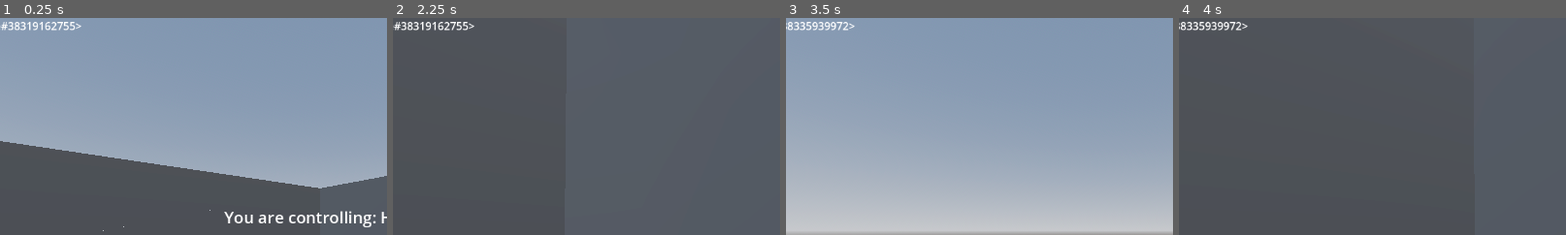
Above: before the commit, frames 1-4 (left to right).
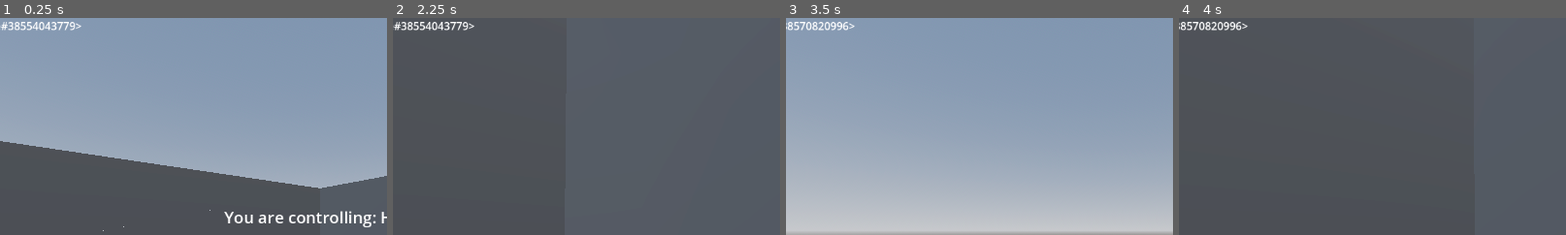
Above: after the commit, the same moments.

Repository: city-high-rider/soulswap
Game: Godot game, scene res://test_level.tscn
Same seed, same stepped clock (60 frames per second), same inputs: the game is played once before the commit and once after it.
Inputs (mouse positions are % of the whole screen's width and height, from its top left):
- Up to frame 1 (0.25 s): no input
- Up to frame 2 (2.25 s): move the mouse to (55, 50) at 0.52 s; hold W (forward) from 0.53 s (still down); tap F (possess) at 0.6 s; tap Space (jump) at 0.77, 1.52 s; move the mouse to (45, 50) at 1.27 s; click (45, 50) at 1.35 s; move the mouse to (52, 48) at 2.02 s; tap Tab (toggle_info) at 2.1 s
- Up to frame 3 (3.5 s): keep holding W (forward); tap Enter at 2.75 s; move the mouse to (49, 52) at 2.77 s; tap F (possess) at 2.85 s; tap Space (jump) at 3.02 s
- Up to frame 4 (4 s): keep holding W (forward); move the mouse to (57, 51) at 3.52 s; press the mouse at (57, 51) at 3.53 s; tap Space (jump) at 3.77 s
The pictures show only the part of the screen within x 8-58%, y 0-50%; the shares and areas given below are measured in that part.

The runs differ from the first frame. In frame 1, 0.3% of the frame differs, in the area x 5-20%, y 1-6%; in frame 2, 0.3%; in frame 3, 0.2%; in frame 4, 0.2%.

Commit message:
fix bux where time until next hit poll in gun was not reset after hitting 0

Diff:
--- a/components/UI/health_bar.gd
+++ b/components/UI/health_bar.gd
@@ -24,5 +24,5 @@
 	bar.value = health.current_health
 
 
-func _on_health_changed(new_health) -> void:
+func _on_health_changed(new_health: int) -> void:
 	bar.value = new_health
--- a/components/body_parts/machine_gun.gd
+++ b/components/body_parts/machine_gun.gd
@@ -46,6 +46,7 @@
 
 	if time_until_next_poll <= 0:
 		hitscan_manager.check_hit(hit_damage, tracer_scene, barrel_point.global_transform.origin)
+		time_until_next_poll = hit_poll_period_s
 
 # Start the shooting effects
 func start_shooting() -> void:
--- a/components/body_parts/machine_gun.tscn
+++ b/components/body_parts/machine_gun.tscn
@@ -90,16 +90,15 @@
 process_material = SubResource("ParticleProcessMaterial_328js")
 draw_pass_1 = SubResource("CylinderMesh_15cbd")
 
-[node name="HealthComponent" type="Node" parent="."]
+[node name="GunHealth" type="Node" parent="."]
 script = ExtResource("4_eguk2")
-max_health = 10
 
 [node name="Hitbox" type="Area3D" parent="." node_paths=PackedStringArray("health_component")]
 script = ExtResource("3_uihti")
-health_component = NodePath("../HealthComponent")
+health_component = NodePath("../GunHealth")
 
 [node name="CollisionShape3D" type="CollisionShape3D" parent="Hitbox"]
 transform = Transform3D(1, 0, 0, 0, 1, 0, 0, 0, 1, 0, 0, -0.102348)
 shape = SubResource("BoxShape3D_s3b4k")
 
-[connection signal="died" from="HealthComponent" to="." method="_on_health_component_died"]
+[connection signal="died" from="GunHealth" to="." method="_on_health_component_died"]
--- a/components/health_component.gd
+++ b/components/health_component.gd
@@ -30,6 +30,7 @@
 # method for taking damage
 func take_damage(damage: int) -> void:
 	current_health = max(0, current_health - damage)
+	print_debug("took " + str(damage) + " damage, new hp is " + str(current_health))
 	if current_health <= 0:
 		emit_signal("died")
 	else:
--- a/shells/roller_machinegun_body.tscn
+++ b/shells/roller_machinegun_body.tscn
@@ -28,23 +28,17 @@
 grow_horizontal = 0
 grow_vertical = 0
 
-[node name="HBoxContainer" type="HBoxContainer" parent="PlayerUI/VBoxContainer" index="0"]
-layout_mode = 2
-
-[node name="GunHp2" parent="PlayerUI/VBoxContainer/HBoxContainer" index="0" node_paths=PackedStringArray("health") instance=ExtResource("4_ajw38")]
+[node name="GunHp1" parent="PlayerUI/VBoxContainer" index="0" node_paths=PackedStringArray("health") instance=ExtResource("4_ajw38")]
 layout_mode = 2
 size_flags_horizontal = 3
-health = NodePath("../../../../Camera3D/MachineGun/HealthComponent")
-text = "Right gun"
+health = NodePath("../../../Camera3D/MachineGun2/GunHealth")
+text = "Left gun"
 
-[node name="HBoxContainer2" type="HBoxContainer" parent="PlayerUI/VBoxContainer" index="1"]
-layout_mode = 2
-
-[node name="GunHp1" parent="PlayerUI/VBoxContainer/HBoxContainer2" index="0" node_paths=PackedStringArray("health") instance=ExtResource("4_ajw38")]
+[node name="GunHp2" parent="PlayerUI/VBoxContainer" index="1" node_paths=PackedStringArray("health") instance=ExtResource("4_ajw38")]
 layout_mode = 2
 size_flags_horizontal = 3
-health = NodePath("../../../../Camera3D/MachineGun2/HealthComponent")
-text = "Left gun"
+health = NodePath("../../../Camera3D/MachineGun/GunHealth")
+text = "Right gun"
 
 [editable path="Camera3D"]
 [editable path="Camera3D/MachineGun"]
